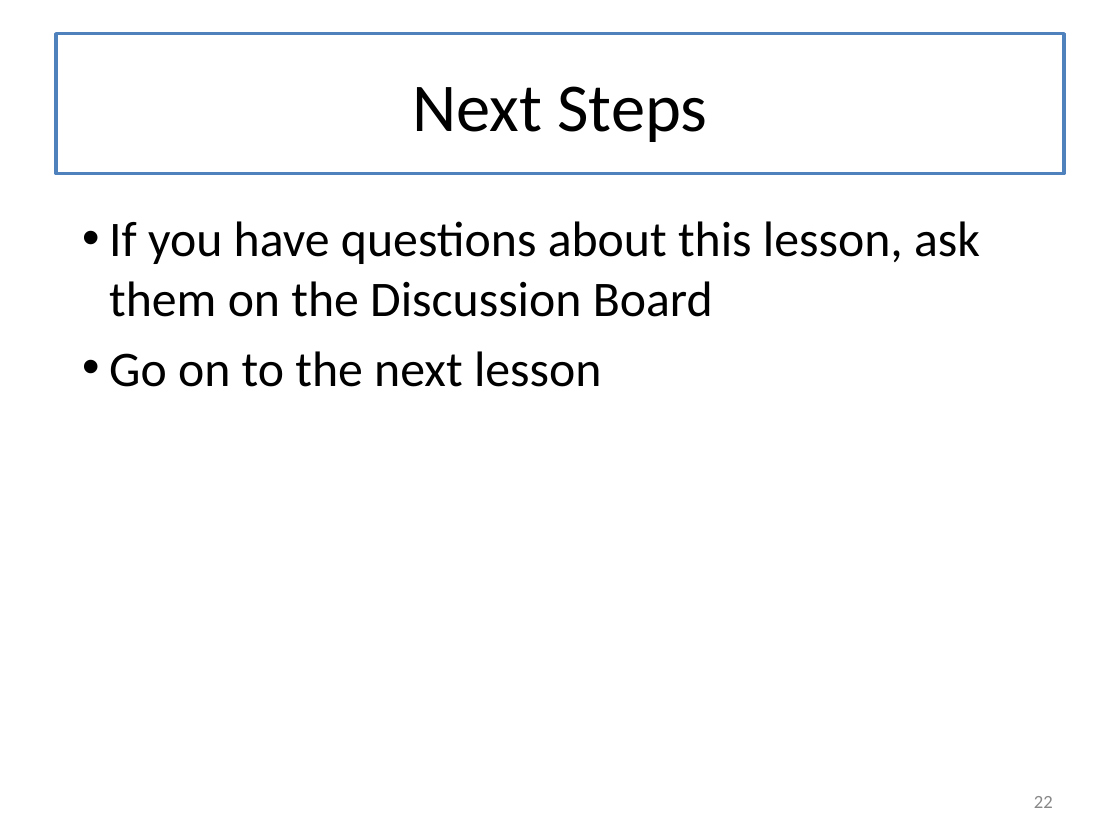
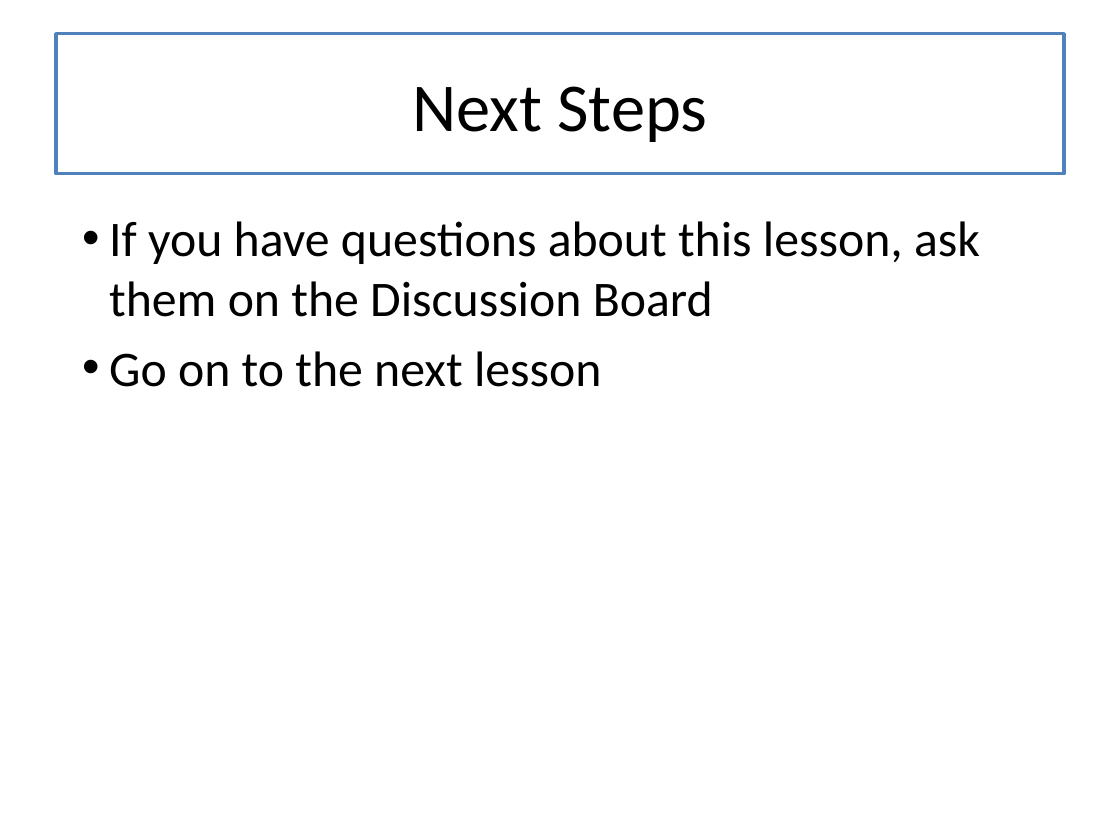
Before and after one commit to mwand/cs5010f17, a slide deck: slide 22 of Slides/Lesson 0.3 Academic Honesty.pptx. Drawn at 1120x840 pixels with LibreOffice and Linux fonts; fonts in the diff are those of the drawing. Boxes give left, top, right and bottom in pixels: in the first picture for what was removed or moved away, otherwise in the second. Text is boxed around its words. In the diff, an @@ line names an element or a change of style, - is before the commit and + after.

```diff
--- a/Slides/Lesson 0.3 Academic Honesty.pptx
+++ b/Slides/Lesson 0.3 Academic Honesty.pptx
@@ page number removed at bbox=[1034, 796, 1053, 808] @@
-22
```
Also in this commit, not shown: 2 other slides changed.
